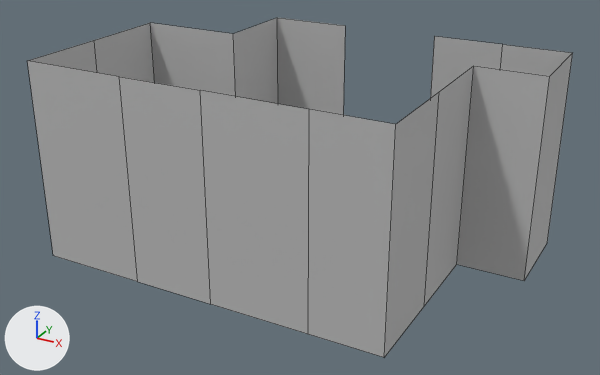
An edit to the FBX model TrialsForAGod/Assets/Models - Brian/wall_c.fbx, drawn before and after from the same camera.
The view is the same before and after, from a 50 mm camera at (63.9, -24.5, 29.3) aimed at (37.1, 24.1, 5.0). Lighting does not change. The marker at lower left points along +X, +Y and +Z. Mesh edges are drawn as thin lines. Where no turn or scale is listed for an object, it has been applied to the vertices.

The scene before the commit, as lines of its bpy script (objects in view):
```python
me_mesh = bpy.data.meshes.new('Mesh')
me_mesh.from_pydata(...)  # 32 vertices, 15 faces; spans x -23.0..9.0, y -10.0..10.0, z -0.5..14.5
me_mesh.materials.append(mat_lambert1)  # grey #bcbcbc
ob_wall_c = bpy.data.objects.new('wall_c', me_mesh)
ob_wall_c.location = (44.0, 25.0, 0.0)
```
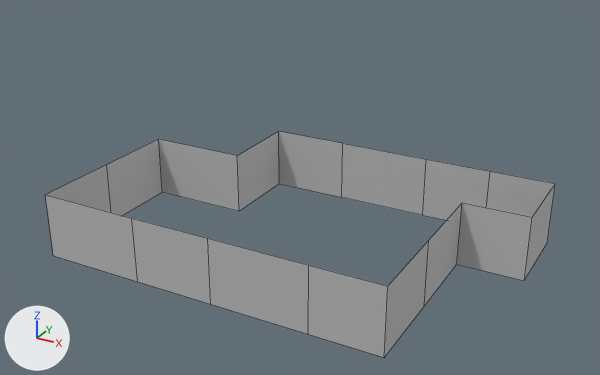
Commit message: edited walls

What differs and where, as boxes [x1, y1, x2, y2] in the pictures (600 x 375 px):
'wall_c', reshaped (7% narrower, 33% shorter)
    before: [27, 18, 573, 357]
    after: [45, 131, 555, 357]

The change in detail:
me_mesh is used by ob_wall_c; location (44.0, 25.0, 0.0).
me_mesh had 32 vertices, 15 faces and spanned x -23.0..9.0, y -10.0..10.0, z -0.5..14.5.
me_mesh now has 32 vertices, 16 faces and spans x -23.0..9.0, y -10.0..10.0, z -0.5..4.5.
Part 1, on me_mesh:
16 vertices are removed from x -23.0..9.0, y -10.0..10.0, z 14.5.
15 faces are deleted.
16 new vertices lie (0.0, 0.0, 5.0) away from vertices in x -23.0..9.0, y -10.0..10.0, z -0.5.
16 new faces join them.
